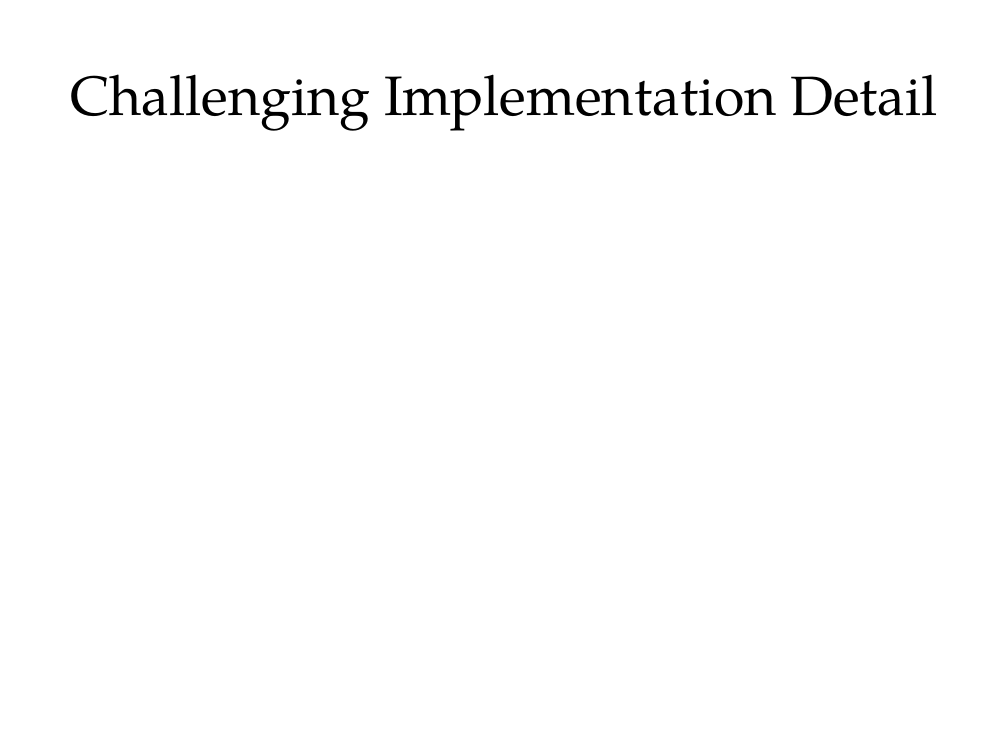
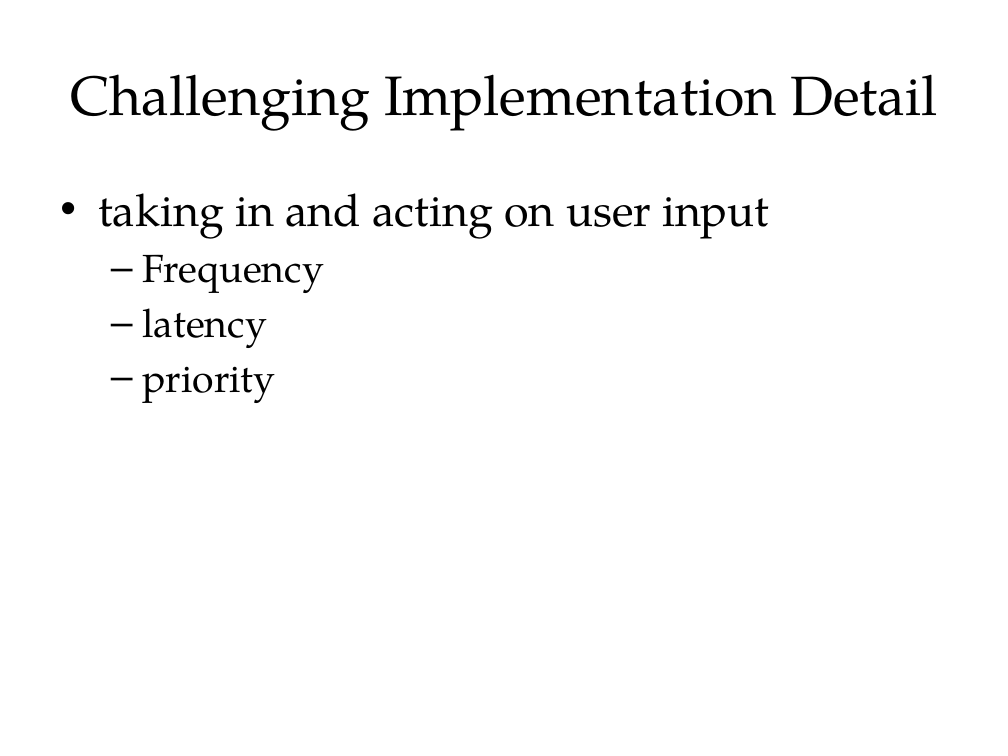
Before and after one commit to blinderm/game-of-life, a slide deck: slide 6 of presentation/CSC213_presentation.pptx (slide 4 before the commit). Drawn at 1008x756 pixels with LibreOffice and Linux fonts; fonts in the diff are those of the drawing. Boxes give left, top, right and bottom in pixels: in the first picture for what was removed or moved away, otherwise in the second. Text is boxed around its words. In the diff, an @@ line names an element or a change of style, - is before the commit and + after.

```diff
--- a/presentation/CSC213_presentation.pptx
+++ b/presentation/CSC213_presentation.pptx
@@ text added at (x1=98, y1=193, x2=770, y2=403), 32 pt, text #000000 @@
+• taking in and acting on user input
+  – Frequency
+  – latency
+  – priority
```
Also in this commit, not shown: 5 other slides changed, 4 slides added, 1 slide removed, 6 other files.
